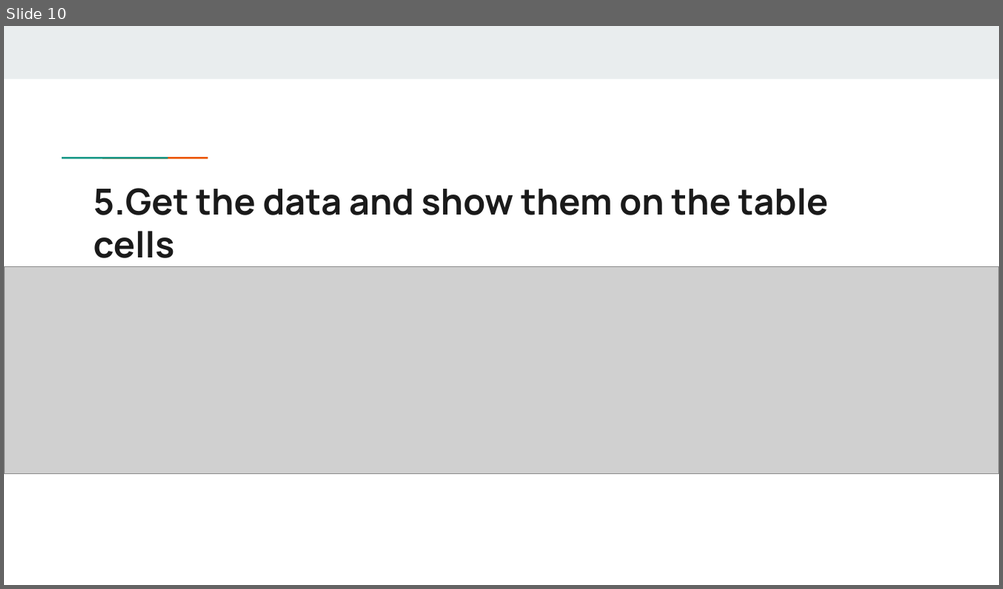
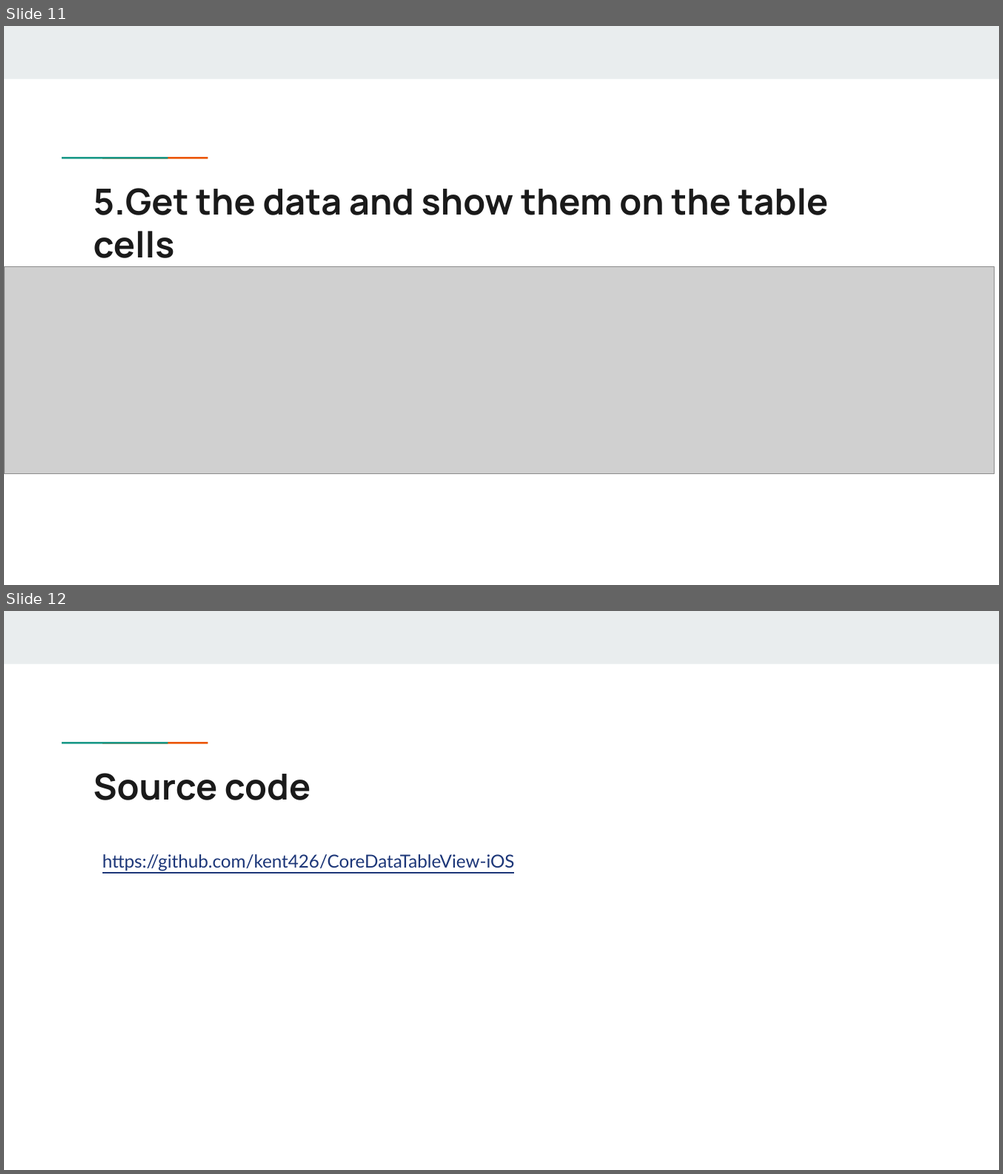
Before and after one commit to kent426/CoreDataTableView-iOS, a slide deck: slides.pptx. Shown one above the other, each under a label of ours: slide 10 before the commit, slides 11 and 12 after it. The pictures are 1003x589 and 1003x1174 pixels, drawn with LibreOffice and Linux fonts; fonts in the diff are those of the drawing; grey boxes stand for pictures. Boxes give left, top, right and bottom in pixels: in the first picture for what was removed or moved away, otherwise in the second. Text is boxed around its words. In the diff, an @@ line names an element or a change of style, - is before the commit and + after.

```diff
--- a/slides.pptx
+++ b/slides.pptx
@@ slide 12 added at <box>4,611,999,1170</box>, background #FFFFFF; not listed: 3 template elements that a slide beside it also shows @@
@@ title added at <box>94,773,310,800</box>, 26 pt, text #1A1A1A, bold @@
+Source code
@@ text added at <box>102,854,515,871</box>, 13 pt, text #1C3678, underline @@
+https://github.com/kent426/CoreDataTableView-iOS
@@ what was slide 10 is now slide 11 @@
@@ slide 11 changed as well @@
@@ picture: place and size @@
-picture at <box>4,266,999,474</box>
+picture at <box>4,266,993,474</box>
```
Also in this commit, not shown: 8 other slides changed, 1 other slide added.
